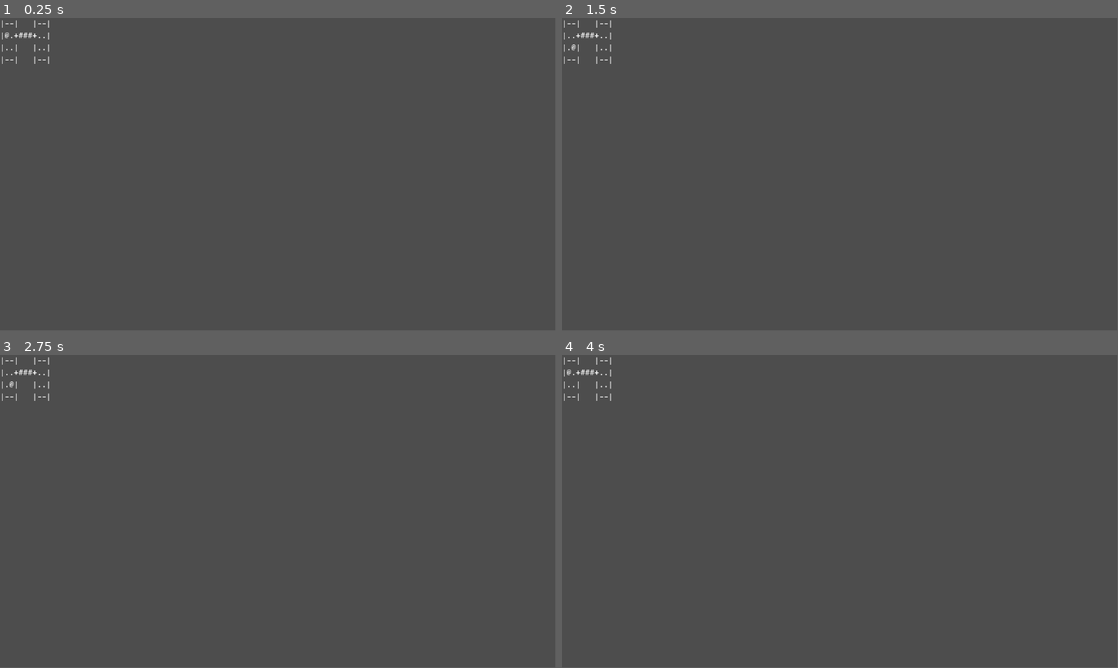
Above: before the commit, frames 1-4 (two rows, left to right).
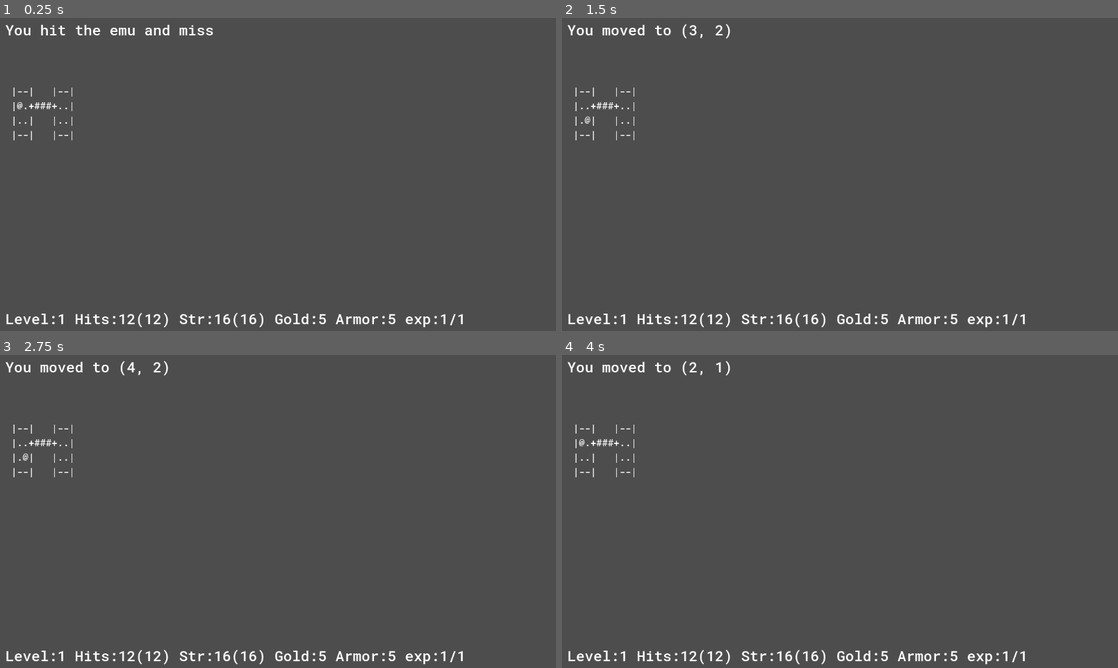
Above: after the commit, the same moments.

Repository: Kristjan-Kessel/GodotRogue
Game: Godot game, scene res://Scenes/main.tscn
Same seed, same stepped clock (60 frames per second), same inputs: the game is played once before the commit and once after it.
Inputs:
- Up to frame 1 (0.25 s): no input
- Up to frame 2 (1.5 s): tap Enter at 0.5 s; hold Right (ui_right) 0.53-1.28 s; tap Space at 1.25 s; hold Down (ui_down) from 1.28 s (still down)
- Up to frame 3 (2.75 s): tap Enter at 2 s; release Down (ui_down) at 2.03 s; hold Right (ui_right) from 2.03 s (still down)
- Up to frame 4 (4 s): tap Space at 2.75 s; release Right (ui_right) at 2.78 s; hold Up (ui_up) 2.78-3.53 s; tap Enter at 3.5 s; hold Left (ui_left) from 3.53 s (still down)
In our replay, the window is 799x449 before the commit and 800x450 after it. These sizes can differ from the game's own. Grey fills any space a smaller window leaves; there, only what the larger window draws over its background counts as a difference.

The runs differ from the first frame. In frame 1, 1.7% of the frame differs, in the area x 0-84%, y 0-99%; in frame 2, 1.6%; in frame 3, 1.6%; in frame 4, 1.6%.

Commit message:
Add UI and log testing

Diff:
--- a/Globals/Globals.gd
+++ b/Globals/Globals.gd
@@ -1,8 +1,8 @@
 extends Node
 
 # Global variables
-var map_width: int = 72
-var map_height: int = 24
+var map_width: int = 59
+var map_height: int = 12
 var rng_seed: int = 4154772241
 var rng: RandomNumberGenerator = RandomNumberGenerator.new()
 
--- a/Scenes/main.tscn
+++ b/Scenes/main.tscn
@@ -1,18 +1,58 @@
-[gd_scene load_steps=4 format=3 uid="uid://cv4l8fxqy3bof"]
+[gd_scene load_steps=5 format=3 uid="uid://cv4l8fxqy3bof"]
 
 [ext_resource type="Script" path="res://Scripts/main.gd" id="1_iie3f"]
+[ext_resource type="Script" path="res://Scripts/ui.gd" id="2_vud5e"]
 [ext_resource type="FontFile" uid="uid://bx2lyt3o5pdbd" path="res://RobotoMono-Medium.ttf" id="3_hncvb"]
 [ext_resource type="Script" path="res://Scripts/player.gd" id="3_s7dad"]
 
 [node name="Main" type="Node2D"]
 script = ExtResource("1_iie3f")
 
+[node name="UI" type="VBoxContainer" parent="."]
+anchors_preset = 5
+anchor_left = 0.5
+anchor_right = 0.5
+offset_left = 11.0
+offset_top = 4.0
+offset_right = 1144.0
+offset_bottom = 643.0
+grow_horizontal = 2
+script = ExtResource("2_vud5e")
+
+[node name="LogLabel" type="Label" parent="UI"]
+layout_mode = 2
+theme_override_fonts/font = ExtResource("3_hncvb")
+theme_override_font_sizes/font_size = 30
+text = "You hit the emu and miss"
+
+[node name="MapLabel" type="Label" parent="UI"]
+layout_mode = 2
+size_flags_vertical = 6
+theme_override_fonts/font = ExtResource("3_hncvb")
+theme_override_font_sizes/font_size = 20
+text = "12345678901234567890123456789012345678901234567890123456789
+12345678901234567890123456789012345678901234567890123456789
+12345678901234567890123456789012345678901234567890123456789
+12345678901234567890123456789012345678901234567890123456789
+12345678901234567890123456789012345678901234567890123456789
+12345678901234567890123456789012345678901234567890123456789
+12345678901234567890123456789012345678901234567890123456789
+12345678901234567890123456789012345678901234567890123456789
+12345678901234567890123456789012345678901234567890123456789
+12345678901234567890123456789012345678901234567890123456789
+12345678901234567890123456789012345678901234567890123456789
+12345678901234567890123456789012345678901234567890123456789"
+vertical_alignment = 1
+
+[node name="StatsLabel" type="Label" parent="UI"]
+layout_mode = 2
+size_flags_vertical = 10
+theme_override_fonts/font = ExtResource("3_hncvb")
+theme_override_font_sizes/font_size = 30
+text = "Level:1 Hits:12(12) Str:16(16) Gold:5 Armor:5 exp:1/1"
+vertical_alignment = 1
+
 [node name="Player" type="Node2D" parent="."]
 script = ExtResource("3_s7dad")
 
-[node name="Label" type="Label" parent="."]
-offset_right = 40.0
-offset_bottom = 23.0
-theme_override_fonts/font = ExtResource("3_hncvb")
-
 [connection signal="player_move" from="Player" to="." method="_on_player_move"]
--- a/Scripts/main.gd
+++ b/Scripts/main.gd
@@ -1,14 +1,15 @@
 extends Node2D
 
 var map_data : Array = []
-@onready var level = $Label
+@onready var level = $UI/MapLabel
 @onready var player = $Player
+@onready var ui = $UI
 
 var test_map = [
-	["|", "-", "-", "|", " ", " ", " ", "|", "-", "-", "|"],
-	["|", "@", ".", "+", "#", "#", "#", "+", ".", ".", "|"],
-	["|", ".", ".", "|", " ", " ", " ", "|", ".", ".", "|"],
-	["|", "-", "-", "|", " ", " ", " ", "|", "-", "-", "|"],
+	["","|", "-", "-", "|", " ", " ", " ", "|", "-", "-", "|"],
+	["","|", "@", ".", "+", "#", "#", "#", "+", ".", ".", "|"],
+	["","|", ".", ".", "|", " ", " ", " ", "|", ".", ".", "|"],
+	["","|", "-", "-", "|", " ", " ", " ", "|", "-", "-", "|"],
 ]
 
 func _ready():
@@ -42,6 +43,8 @@
 		player.position = new_position
 		map_data[new_position.y][new_position.x].entity = player
 
+	#ui.update_stats(player.hp, player.gold, player.level)  # Update stats
+	ui.set_log_message("You moved to " + str(new_position))  # Log movement
 	on_action_taken();
 
 func on_action_taken():
--- /dev/null
+++ b/Scripts/ui.gd
@@ -0,0 +1,10 @@
+extends Control
+
+@onready var stats_label = $StatsLabel
+@onready var log_label = $LogLabel
+
+func update_stats(hp, gold, level):
+	stats_label.text = "HP: %d  Gold: %d  Level: %d" % [hp, gold, level]
+
+func set_log_message(message):
+	log_label.text = message
--- a/project.godot
+++ b/project.godot
@@ -19,3 +19,11 @@
 
 Globals="*res://Globals/Globals.gd"
 Constants="*res://Globals/Constants.gd"
+
+[display]
+
+window/stretch/mode="viewport"
+
+[gui]
+
+theme/custom_font="res://RobotoMono-Medium.ttf"
